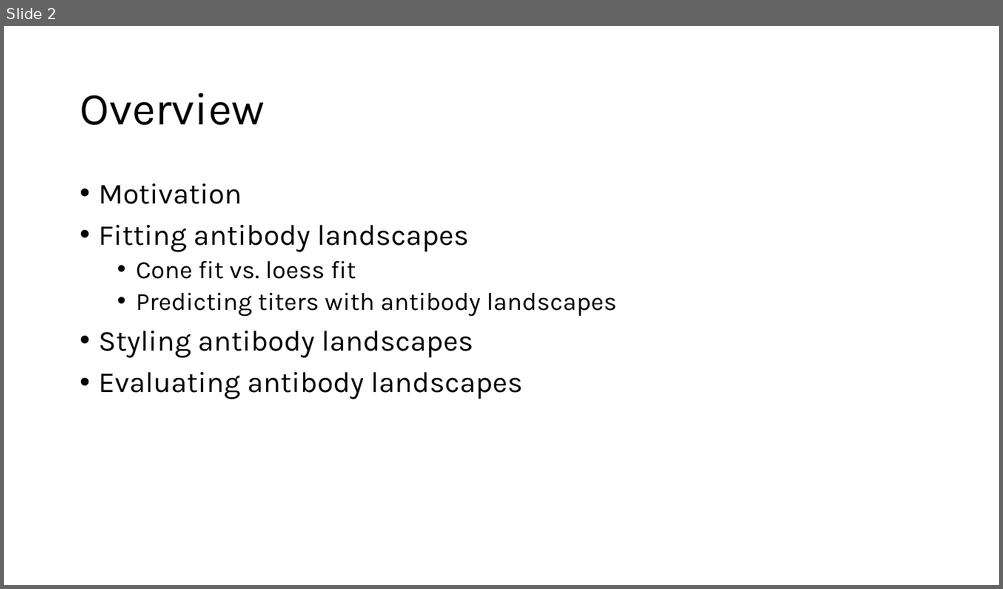
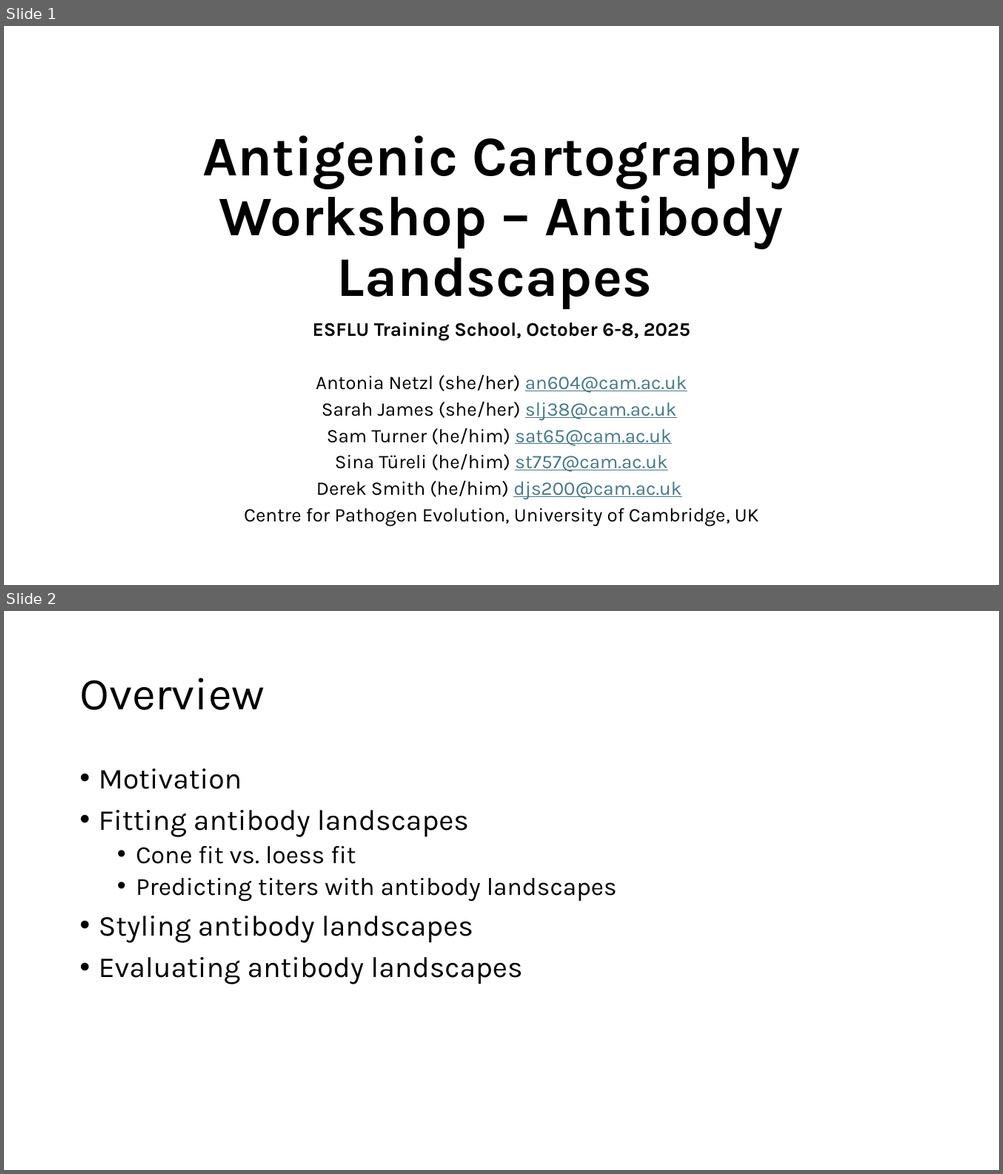
Before and after one commit to acorg/ESFLU_antigenic_cartography_training_school_2025, a slide deck: slides/03_antibody_landscapes.pptx. Shown one above the other, each under a label of ours: slide 2 before the commit, slides 1 and 2 after it. The pictures are 1003x589 and 1003x1174 pixels, drawn with LibreOffice and Linux fonts; fonts in the diff are those of the drawing. Boxes give left, top, right and bottom in pixels: in the first picture for what was removed or moved away, otherwise in the second. Text is boxed around its words. In the diff, an @@ line names an element or a change of style, - is before the commit and + after.

Commit message:
Slide updates

```diff
--- a/slides/03_antibody_landscapes.pptx
+++ b/slides/03_antibody_landscapes.pptx
@@ slide 1 added at [4,26,999,585], background #FFFFFF @@
@@ title added at [202,136,800,309], 54 pt, text #000000, bold @@
+Antigenic Cartography Workshop – Antibody Landscapes
@@ subtitle added at [244,322,759,527], 18.6 pt, text #000000 @@
+ESFLU Training School, October 6-8, 2025
+Antonia Netzl (she/her) an604@cam.ac.uk
+Sarah James (she/her) slj38@cam.ac.uk
+Sam Turner (he/him) sat65@cam.ac.uk
+Sina Türeli (he/him) st757@cam.ac.uk
+Derek Smith (he/him) djs200@cam.ac.uk
+Centre for Pathogen Evolution, University of Cambridge, UK
```
Also in this commit, not shown: 1 slide removed, 2 other files.
